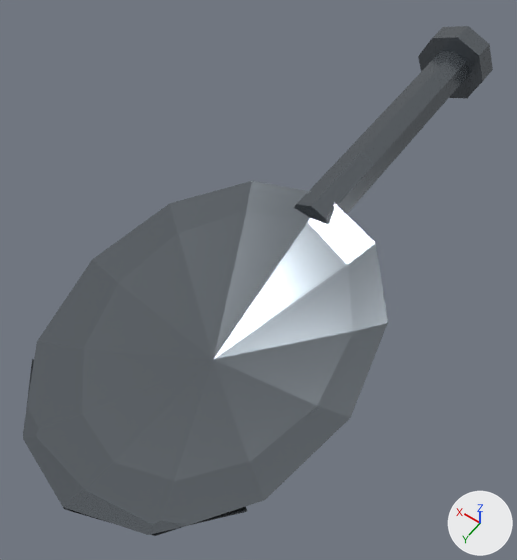
The glTF model assets/models/bean_scoop.glb as it was, and as the next commit left it.
The view is the same before and after, from a 50 mm camera at (-0.1, 0.122, 0.253) aimed at (0.007, -0.029, 0.016). The lights are fixed; the arrows at lower right show +X, +Y and +Z. The first picture is the older version. Where no turn or scale is listed for an object, it has been applied to the vertices.

The first picture shows 'GripTab', 'LoadingLip', 'ShallowScoopBowl', 'ShortHandle'.
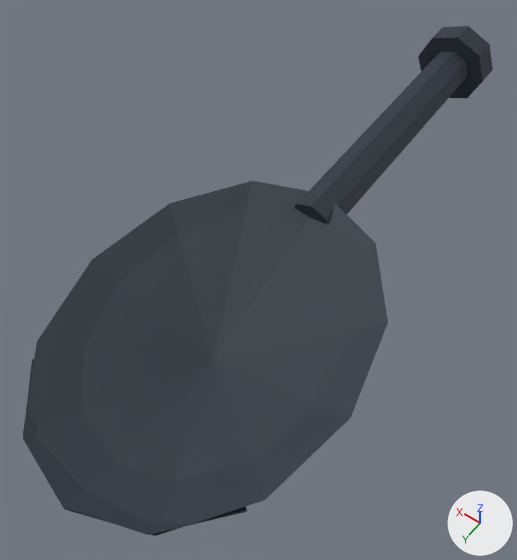
Commit message: fix: improve stage two metal readability

Pixel boxes [x1, y1, x2, y2] of what changed, in the pictures (517 x 560 px):
```json
{"object": "ShallowScoopBowl", "change": "recoloured, surface changed", "before": [23, 181, 388, 536], "after": [23, 181, 388, 536], "on screen": "darker"}
{"object": "ShortHandle", "change": "recoloured, surface changed", "before": [294, 52, 468, 225], "after": [294, 52, 468, 225], "on screen": "darker"}
{"object": "LoadingLip", "change": "recoloured, surface changed", "before": [23, 359, 246, 535], "after": [23, 359, 246, 535]}
{"object": "GripTab", "change": "recoloured, surface changed", "before": [418, 26, 493, 98], "after": [418, 26, 493, 98], "on screen": "darker"}
```

The change, as JSON lines over the scene's bpy script:
```json
{"op": "set", "path": "mat_stage2_dark_satin.base_color", "old": "(0.16, 0.18, 0.2)", "new": "(0.025, 0.035, 0.05)", "note": "grey #6f767c -> dark blue #2c353f"}
{"op": "set", "path": "mat_stage2_dark_satin.metallic", "old": "0.72", "new": "0.08"}
{"op": "set", "path": "mat_stage2_dark_satin.roughness", "old": "0.27", "new": "0.68"}
```
